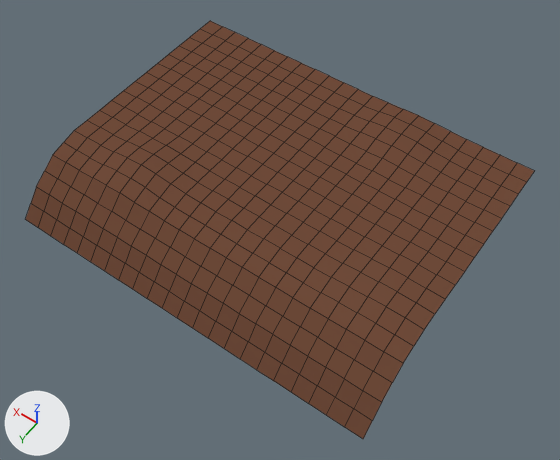
The Blender file Blends/terrain.blend, before and after one commit.
The view is the same before and after, from a 50 mm lens placed at (-10.89, 18.83, 20.51), pointed at (-0.78, 4.67, -1.74). Arrows for +X, +Y and +Z are at lower left; the lights stay in place. Mesh edges are drawn as thin lines.

In view in the first picture: 'Terrain'.
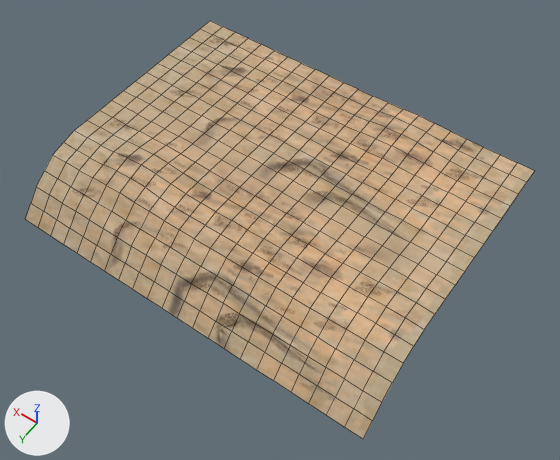
Commit message: fix terrain material

Location of each change, [x1, y1, x2, y2] in pixels of the pictures (560 x 460 px):
'Terrain', surface changed (brown to beige)
    both: [25, 21, 534, 439]

The change in detail:
Picture 'terrain_text_new.png' (img_terrain_text_new_png) is new.
In material 'terrain_mat' (mat_terrain_mat), base_color is no longer (0.163, 0.0718, 0.0427), brown #704c3a.
In material 'terrain_mat' (mat_terrain_mat), texture is now set to img_terrain_text_new_png.
me_plane has 437 vertices, 396 faces and spans x -7.39..7.39, y -1.67..9.56, z -2.09..0.24.
me_plane is used by ob_terrain; location (0.0, 0.0, 0.0).
me_plane part 1: texture (UV) coordinates changed.
